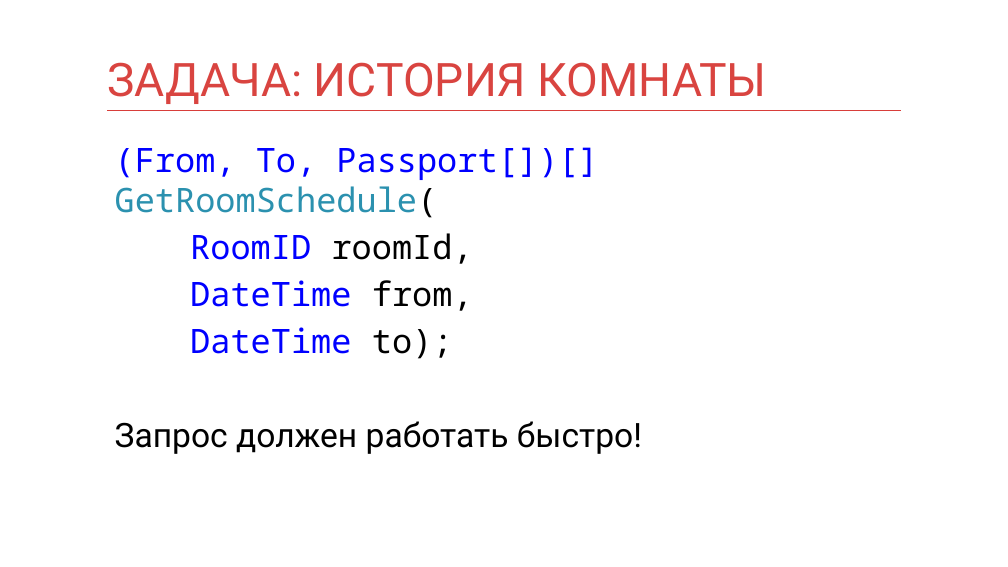
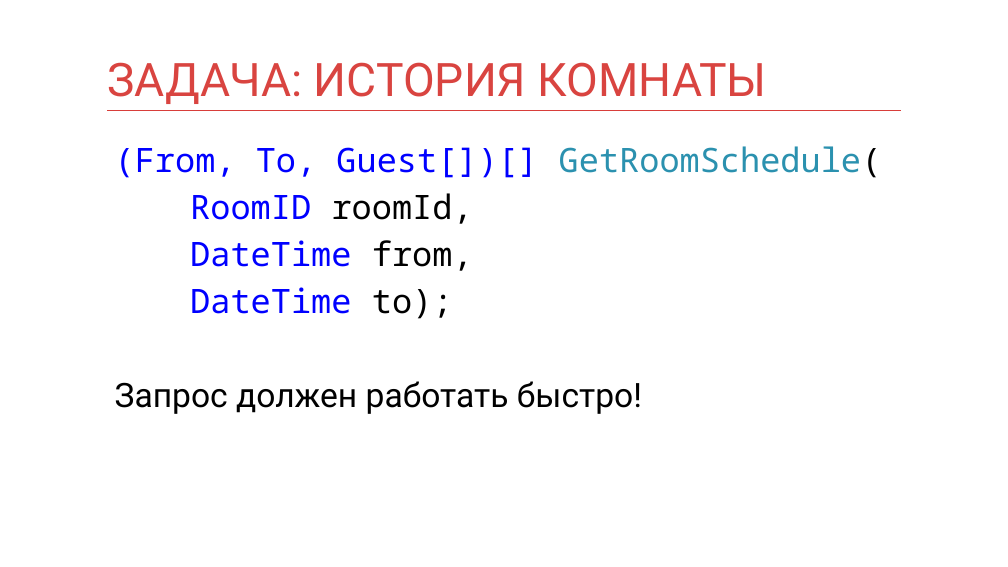
Before and after one commit to mnenorm74/web-game, a slide deck: slide 43 of db.pptx. Drawn at 1008x567 pixels with LibreOffice and Linux fonts; fonts in the diff are those of the drawing. Boxes give left, top, right and bottom in pixels: in the first picture for what was removed or moved away, otherwise in the second. Text is boxed around its words. In the diff, an @@ line names an element or a change of style, - is before the commit and + after.

```diff
--- a/db.pptx
+++ b/db.pptx
@@ text at bbox=[115, 146, 882, 178]: text changed @@
-(From, To, Passport[])[] GetRoomSchedule(
+(From, To, Guest[])[] GetRoomSchedule(
```
Also in this commit, not shown: 23 other slides changed, 13 slides added, 9 slides removed, 1 other file.
